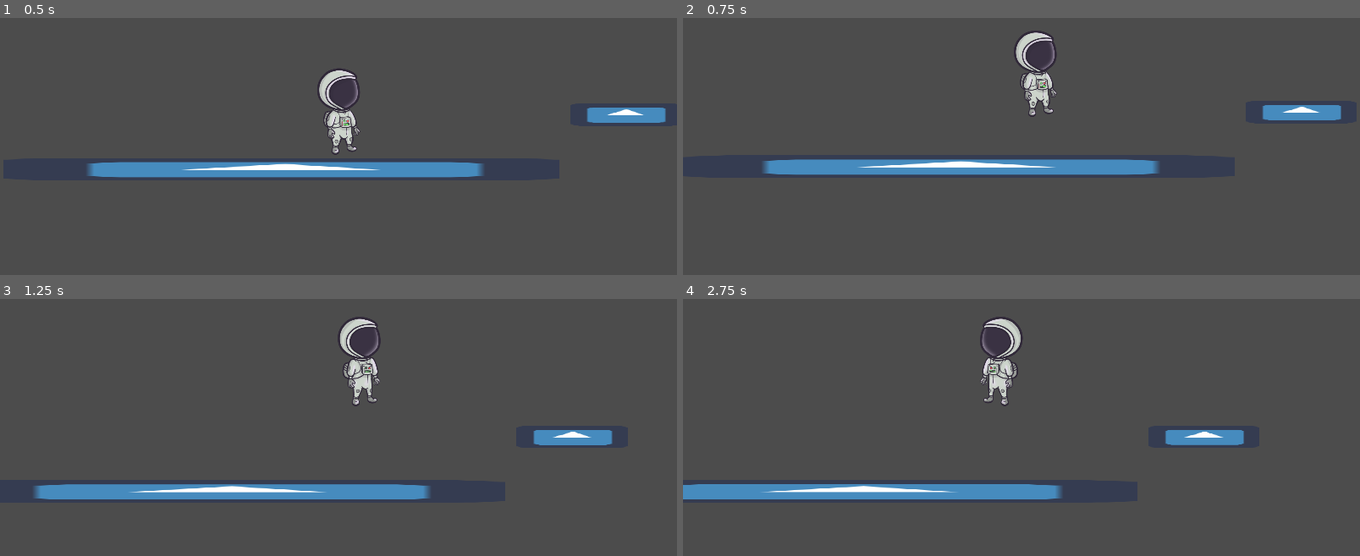
Above: before the commit, frames 1-4 (two rows, left to right).
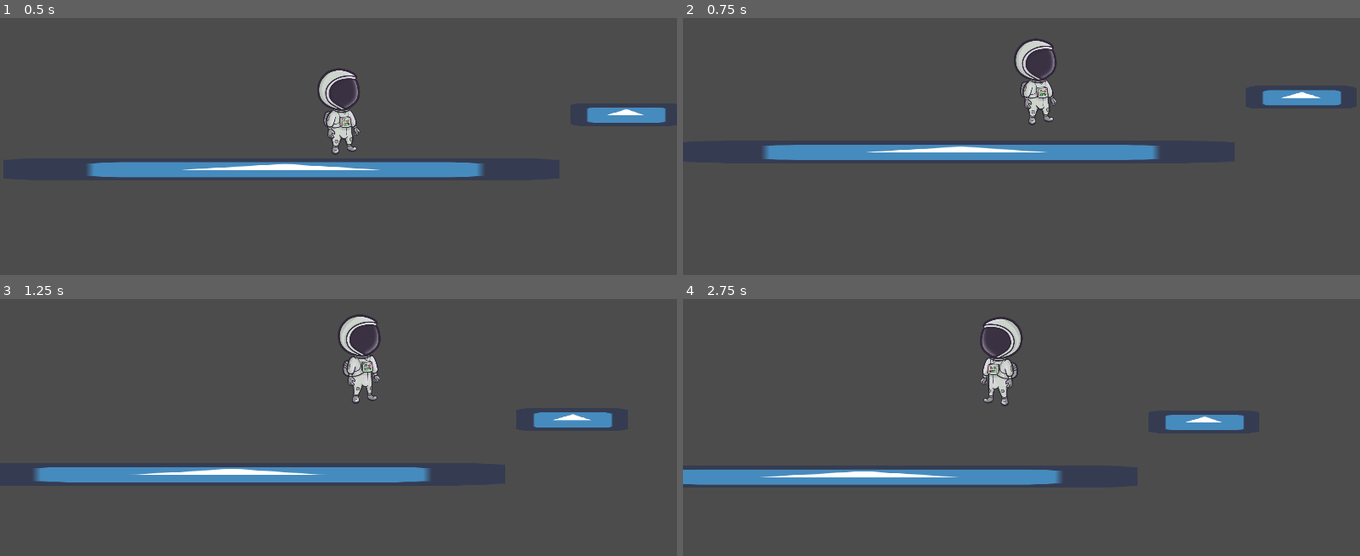
Above: after the commit, the same moments.

Repository: vetu11/ld45
Game: Godot game, scene res://GroundScene.tscn
Same seed, same stepped clock (60 frames per second), same inputs: the game is played once before the commit and once after it. The project has no main scene, so this scene is started directly. The engine's default icon, where the game draws it, is replaced by a stand-in: a white triangle on a blue panel in a dark square.
Inputs:
- Up to frame 1 (0.5 s): no input
- Up to frame 2 (0.75 s): hold D (right) from 0.53 s (still down); hold W (up) from 0.53 s (still down)
- Up to frame 3 (1.25 s): keep holding D (right); keep holding W (up)
- Up to frame 4 (2.75 s): release W (up) at 1.28 s; tap W (up) at 1.35, 1.52, 1.82 s; release D (right) at 2.03 s; hold A (left) from 2.03 s (still down); hold W (up) from 2.03 s (still down)

Frame 1 is identical in both runs. In frame 2, 9.4% of the frame differs, in the area x 11-98%, y 4-62%; in frame 3, 8.9%; in frame 4, 7.9%.

Commit message:
Player collisionshape adjusted

Diff:
--- a/GroundScene.tscn
+++ b/GroundScene.tscn
@@ -1,20 +1,21 @@
 [gd_scene load_steps=3 format=2]
 
-[ext_resource path="res://Player/Player.tscn" type="PackedScene" id=1]
-[ext_resource path="res://WorldEnviroment/Platform.tscn" type="PackedScene" id=2]
+[ext_resource path="res://WorldEnviroment/Platform.tscn" type="PackedScene" id=1]
+[ext_resource path="res://Player/Player.tscn" type="PackedScene" id=2]
 
 [node name="GroundScene" type="Node2D"]
 
-[node name="Player" parent="." instance=ExtResource( 1 )]
-position = Vector2( 132.135, -111.581 )
-activate_ground_controls = true
+[node name="WorldLevel" type="Node2D" parent="."]
+editor/display_folded = true
 
-[node name="WorldLevel" type="Node2D" parent="."]
-
-[node name="Platform2" parent="WorldLevel" instance=ExtResource( 2 )]
+[node name="Platform2" parent="WorldLevel" instance=ExtResource( 1 )]
 position = Vector2( -30.9513, 184.893 )
 scale = Vector2( 24.64, 1 )
 
-[node name="Platform3" parent="WorldLevel" instance=ExtResource( 2 )]
+[node name="Platform3" parent="WorldLevel" instance=ExtResource( 1 )]
 position = Vector2( 946.014, 29.8762 )
 scale = Vector2( 4.92, 1 )
+
+[node name="Player" parent="." instance=ExtResource( 2 )]
+position = Vector2( 132.135, -111.581 )
+activate_ground_controls = true
--- a/Player/Player.gd
+++ b/Player/Player.gd
@@ -54,7 +54,6 @@
 		$AnimatedSprite.flip_h = true
 
 	if Input.is_action_pressed("up") and is_on_floor():
-		print("jump")
 		new_velocity.y = -ground_jump
 
 	last_velocity = move_and_slide(new_velocity, Vectors[Directions.UP])
--- a/Player/Player.tscn
+++ b/Player/Player.tscn
@@ -13,7 +13,7 @@
 } ]
 
 [sub_resource type="RectangleShape2D" id=2]
-extents = Vector2( 92.7588, 186.377 )
+extents = Vector2( 92.7588, 160.802 )
 
 [node name="Player" type="KinematicBody2D"]
 scale = Vector2( 0.7, 0.7 )
@@ -25,7 +25,7 @@
 playing = true
 
 [node name="CollisionShape2D" type="CollisionShape2D" parent="."]
-position = Vector2( 0, 19.9446 )
+position = Vector2( 2.71432, -15.341 )
 shape = SubResource( 2 )
 
 [node name="Camera2D" type="Camera2D" parent="."]
